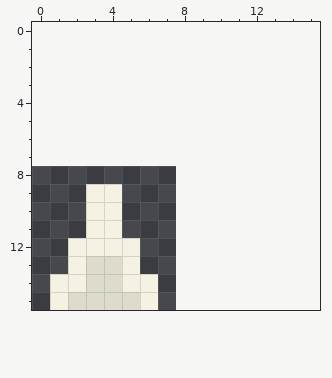
Two versions of one pixel-art file, GMTK JAM July 2023/Assets/Sprites/Tiles/Spike.aseprite. This is how it looked before the edit.
8x8 pixels, 1 frame. The old version is drawn lined up with the new one, on the new canvas.
After the commit:
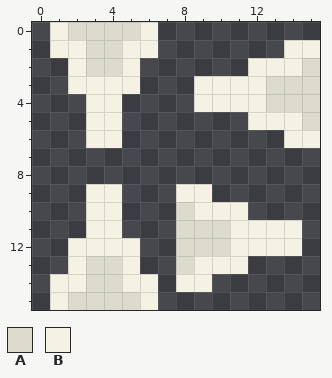
Palette (. is transparent): A #dddbcb  B #f5f1e3
Difference:
canvas 8x8 -> 16x16, the old top-left corner now at 0,8
@@ x 0..15 @@
- 0 ................
- 1 ................
- 2 ................
- 3 ................
- 4 ................
- 5 ................
- 6 ................
+ 0 .BAAAAB.........
+ 1 .BBAABB.......BB
+ 2 ..BAAB......BBBA
+ 3 ..BBBB...BBBBAAA
+ 4 ...BB....BBBBAAA
+ 5 ...BB.......BBBA
+ 6 ...BB.........BB
  7 ................
  8 ................
- 9 ...BB...........
-10 ...BB...........
-11 ...BB...........
-12 ..BBBB..........
-13 ..BAAB..........
-14 .BBAABB.........
+ 9 ...BB...BB......
+10 ...BB...ABBB....
+11 ...BB...AAABBBB.
+12 ..BBBB..AAABBBB.
+13 ..BAAB..ABBB....
+14 .BBAABB.BB......
 15 .BAAAAB.........
Pixel boxes of the changes (left, top, right, bottom) in both pictures:
added: (50, 22, 320, 292)
